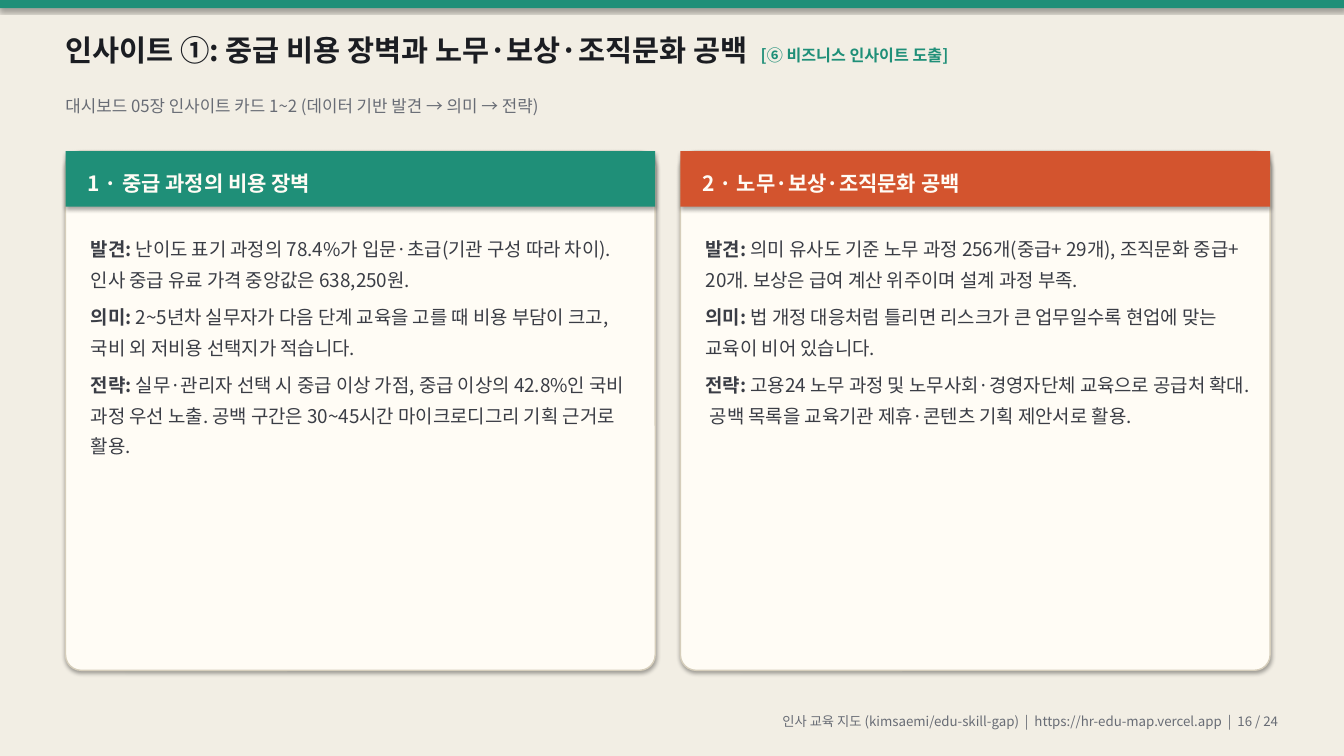
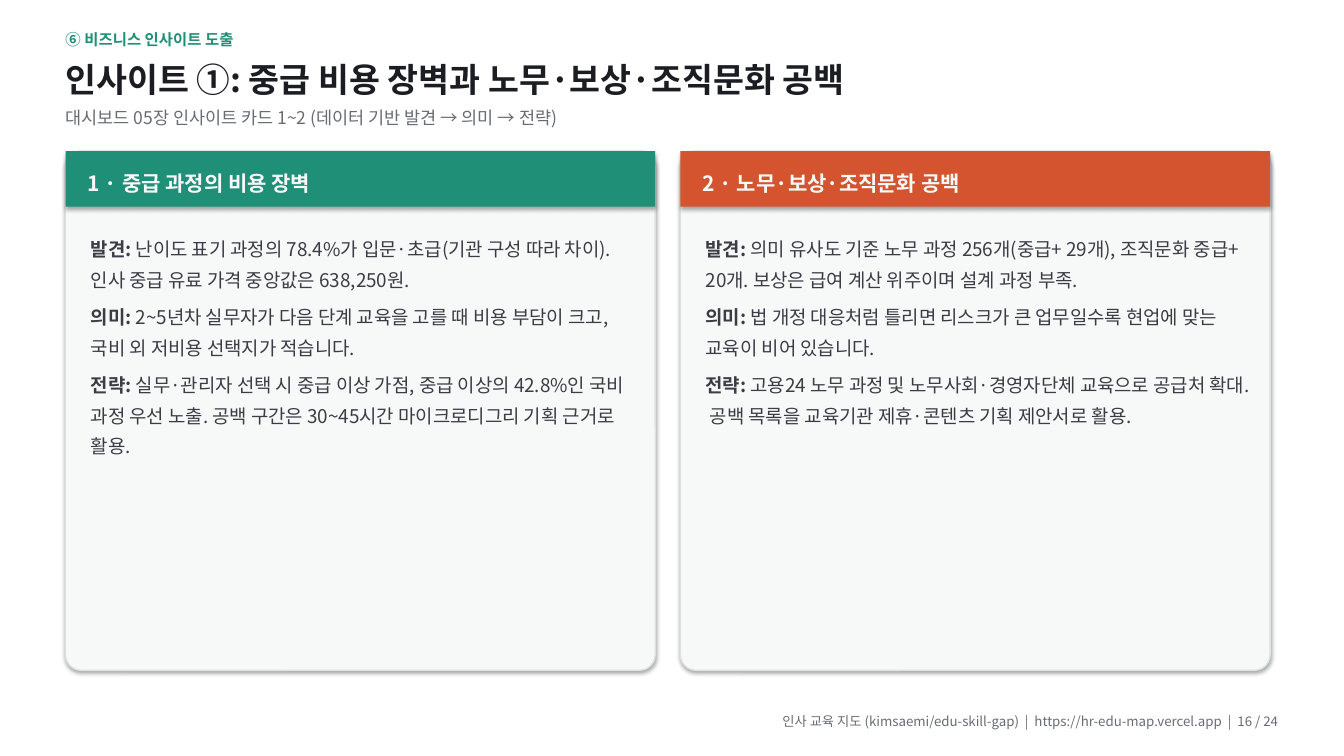
Before and after one commit to kimsaemi/edu-skill-gap, a slide deck: slide 16 of presentation/HR_교육지도_발표.pptx. Drawn at 1344x756 pixels with LibreOffice and Linux fonts; fonts in the diff are those of the drawing. Boxes give left, top, right and bottom in pixels: in the first picture for what was removed or moved away, otherwise in the second. Text is boxed around its words. In the diff, an @@ line names an element or a change of style, - is before the commit and + after.

```diff
--- a/presentation/HR_교육지도_발표.pptx
+++ b/presentation/HR_교육지도_발표.pptx
@@ rectangle at (0,0,1344,756): fill #F2EEE4 to #FFFFFF @@
@@ rectangle removed at (0,0,1344,8) @@
@@ text added at (65,32,233,47), 11 pt, text #1F8F78, bold @@
+⑥ 비즈니스 인사이트 도출
@@ text at (65,63,845,95): text changed; size 21 to 24 pt @@
-인사이트 ①: 중급 비용 장벽과 노무·보상·조직문화 공백 [⑥ 비즈니스 인사이트 도출]
+인사이트 ①: 중급 비용 장벽과 노무·보상·조직문화 공백
@@ text "대시보드 05장 인사이트 카드 1~2 ...": place and size @@
-text "대시보드 05장 인사이트 카드 1~2 ..." at (65,98,539,115)
+text "대시보드 05장 인사이트 카드 1~2 ..." at (65,109,557,127)
@@ text "대시보드 05장 인사이트 카드 1~2 ..." at (65,109,557,127): size 12 to 12.5 pt @@
@@ rounded rectangle at (66,151,655,670): fill #FFFCF5 to #F7F9F8; outline #D6CEBB 1 pt to #DCE2DF 1 pt @@
@@ rounded rectangle at (681,151,1270,670): fill #FFFCF5 to #F7F9F8; outline #D6CEBB 1 pt to #DCE2DF 1 pt @@
```
Also in this commit, not shown: 22 other slides changed, 4 other files.
